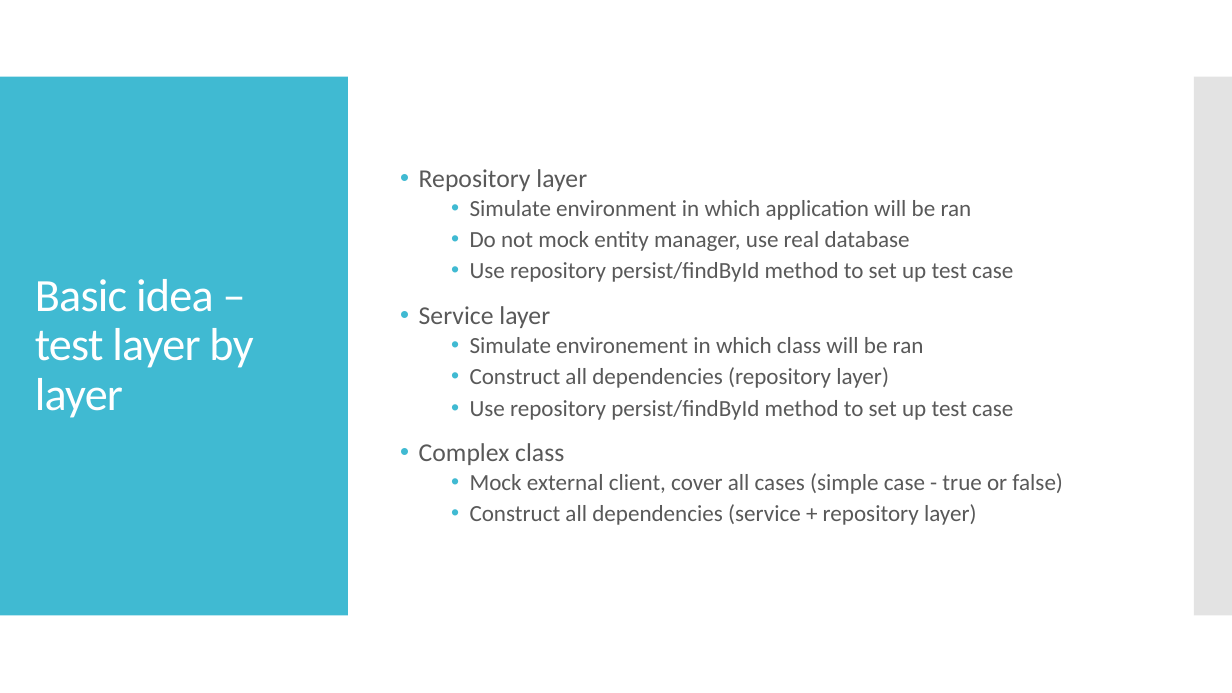
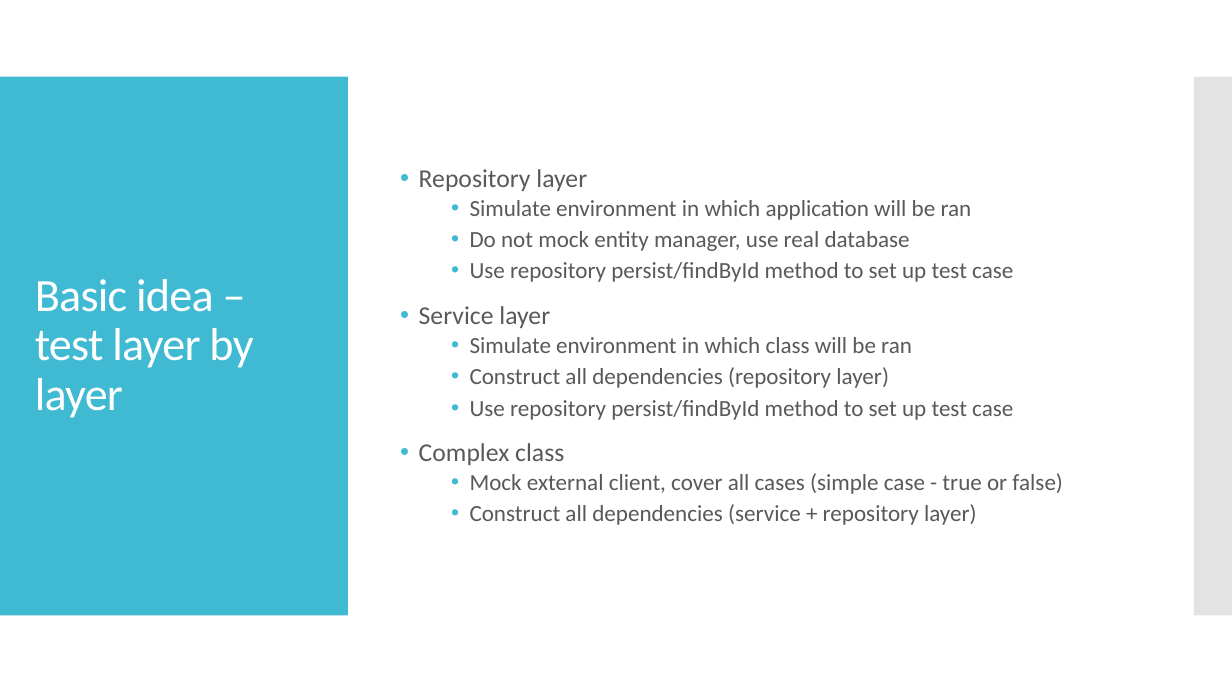
Before and after one commit to ivlahek/presentation.testing, a slide deck: slide 10 of Presentation.pptx (slide 9 before the commit). Drawn at 1232x693 pixels with LibreOffice and Linux fonts; fonts in the diff are those of the drawing. Boxes give left, top, right and bottom in pixels: in the first picture for what was removed or moved away, otherwise in the second. Text is boxed around its words. In the diff, an @@ line names an element or a change of style, - is before the commit and + after.

```diff
--- a/Presentation.pptx
+++ b/Presentation.pptx
@@ text at [470,337,912,353]: text changed @@
-  • Simulate environement in which class will be ran
+  • Simulate environment in which class will be ran
```
Also in this commit, not shown: 9 other slides changed, 1 slide added.
